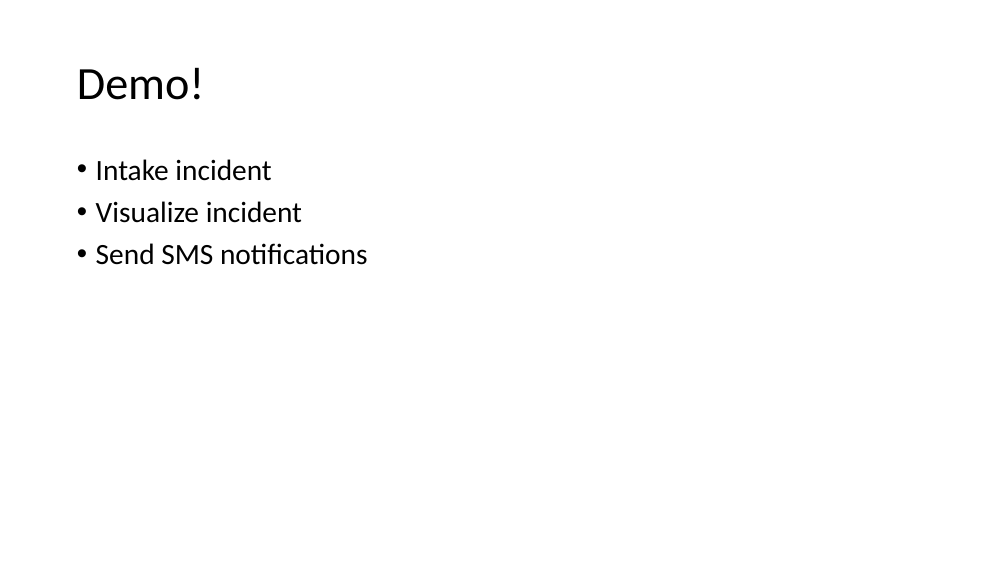
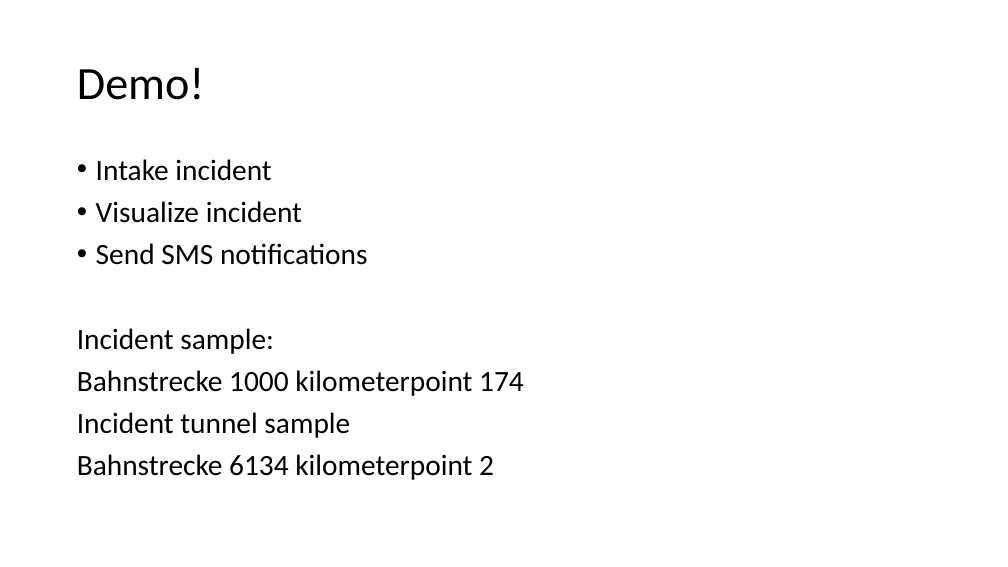
Before and after one commit to Geodan/DBHackathon2015, a slide deck: slide 14 of doc/Presentation team Geodan.pptx. Drawn at 1008x567 pixels with LibreOffice and Linux fonts; fonts in the diff are those of the drawing. Boxes give left, top, right and bottom in pixels: in the first picture for what was removed or moved away, otherwise in the second. Text is boxed around its words. In the diff, an @@ line names an element or a change of style, - is before the commit and + after.

```diff
--- a/doc/Presentation team Geodan.pptx
+++ b/doc/Presentation team Geodan.pptx
@@ text at (77, 328, 524, 480): paragraphs added @@
+Incident sample:
+Bahnstrecke 1000 kilometerpoint 174
+Incident tunnel sample
+Bahnstrecke 6134 kilometerpoint 2
```
Also in this commit, not shown: 2 other slides changed.
